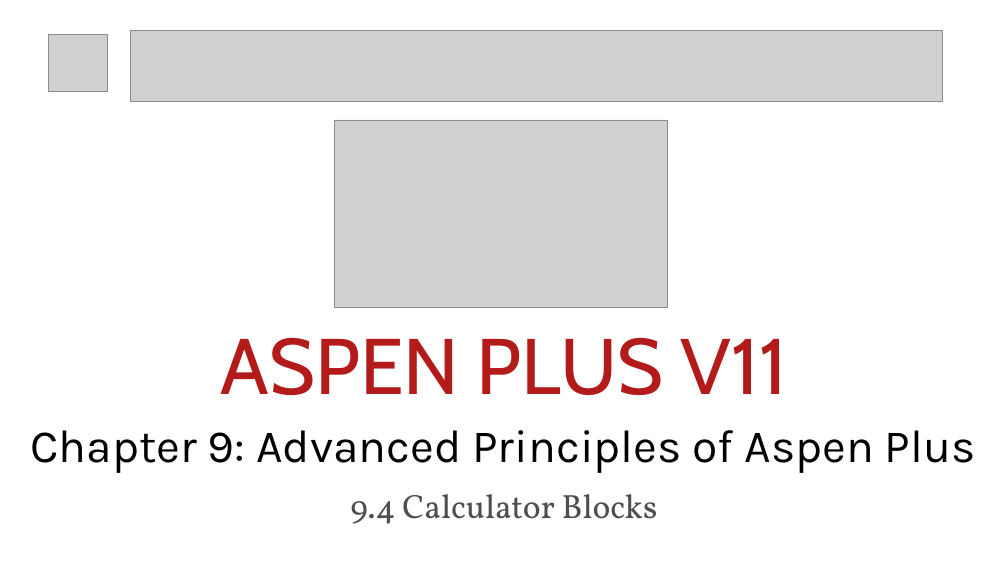
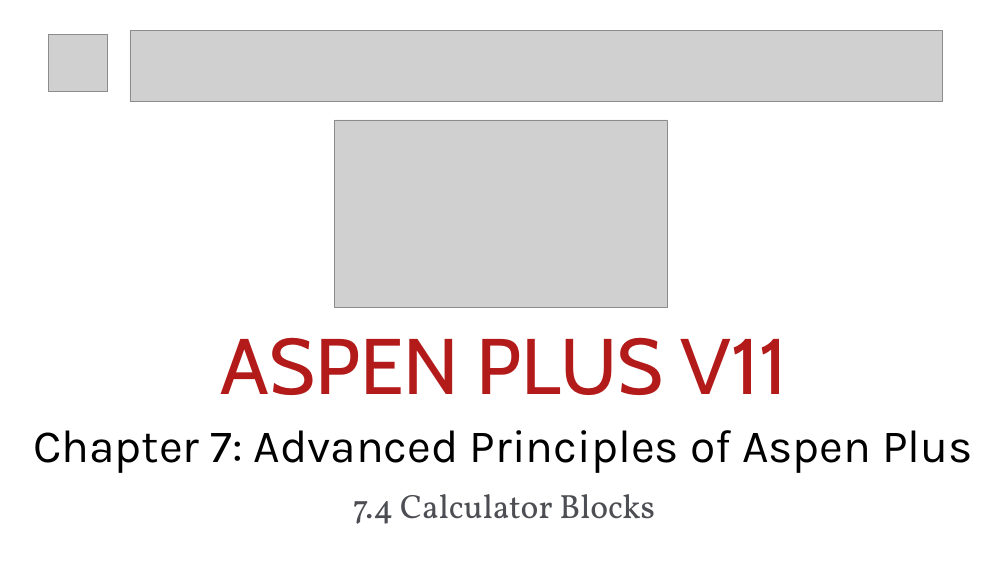
Before and after one commit to btanti/aspen-tutorials, a slide deck: slide 21 of Title Designs/Title Designs.pptx (slide 23 before the commit). Drawn at 1008x567 pixels with LibreOffice and Linux fonts; fonts in the diff are those of the drawing; grey boxes stand for pictures. Boxes give left, top, right and bottom in pixels: in the first picture for what was removed or moved away, otherwise in the second. Text is boxed around its words. In the diff, an @@ line names an element or a change of style, - is before the commit and + after.

```diff
--- a/Title Designs/Title Designs.pptx
+++ b/Title Designs/Title Designs.pptx
@@ title at (33, 430, 973, 473): text changed @@
-Chapter 9: Advanced Principles of Aspen Plus
+Chapter 7: Advanced Principles of Aspen Plus
@@ text at (353, 494, 655, 524): text changed @@
-9.4 Calculator Blocks
+7.4 Calculator Blocks
```
Also in this commit, not shown: 4 other slides changed, 1 slide removed, 26 other files.
